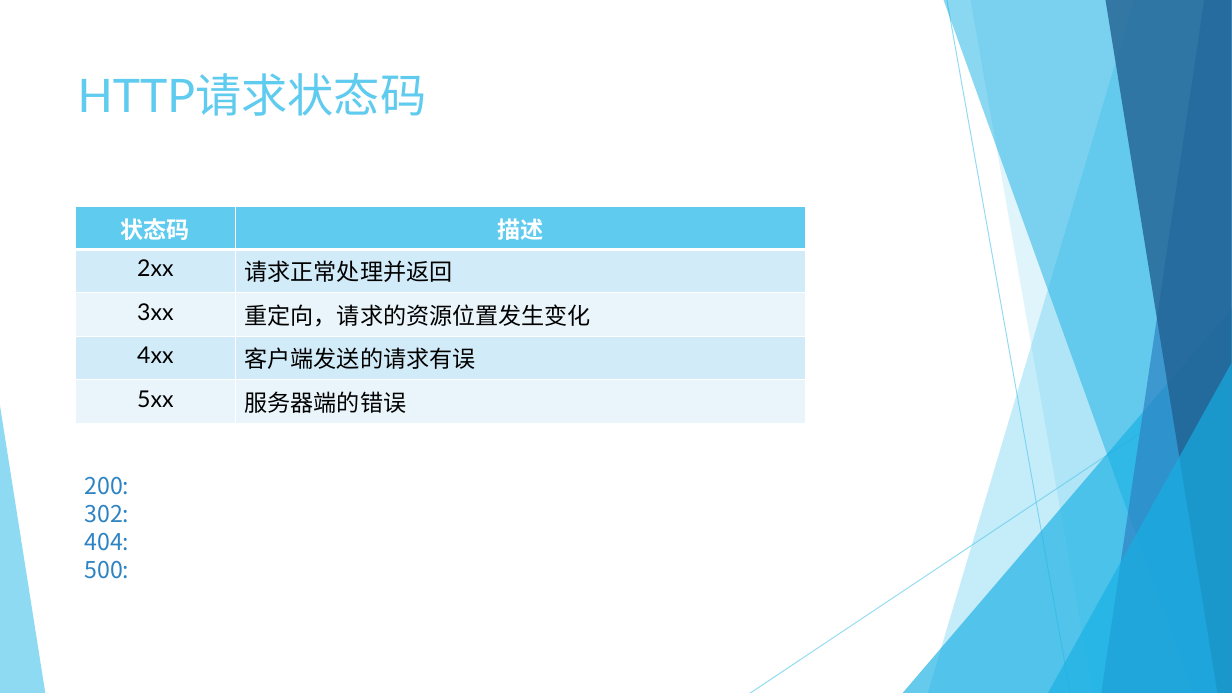
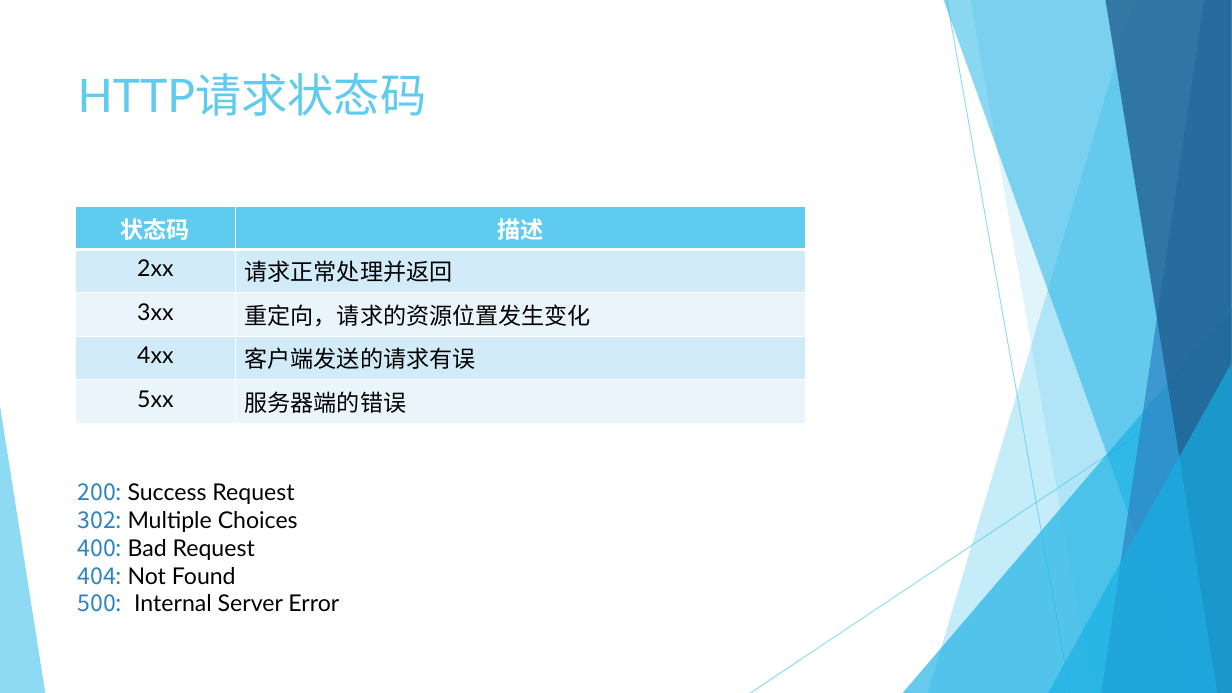
Before and after one commit to Crab2died/micro-boot, a slide deck: slide 8 of rest-api/RESTful.pptx (slide 7 before the commit). Drawn at 1232x693 pixels with LibreOffice and Linux fonts; fonts in the diff are those of the drawing. Boxes give left, top, right and bottom in pixels: in the first picture for what was removed or moved away, otherwise in the second. Text is boxed around its words. In the diff, an @@ line names an element or a change of style, - is before the commit and + after.

Commit message:
pom

```diff
--- a/rest-api/RESTful.pptx
+++ b/rest-api/RESTful.pptx
@@ text at [77, 483, 339, 612]: text changed; font Noto Sans CJK SC to Lato; text colour #2E83C3 to #000000 @@
-200:
-302:
-404:
-500:
+200: Success Request
+302: Multiple Choices
+400: Bad Request
+404: Not Found
+500: Internal Server Error
```
Also in this commit, not shown: 5 other slides changed, 1 slide added.
